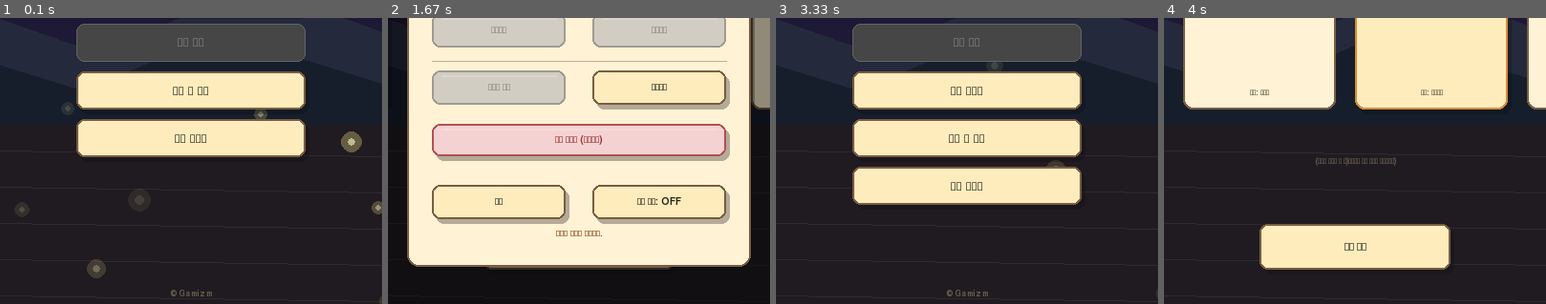
Above: before the commit, frames 1-4 (left to right).
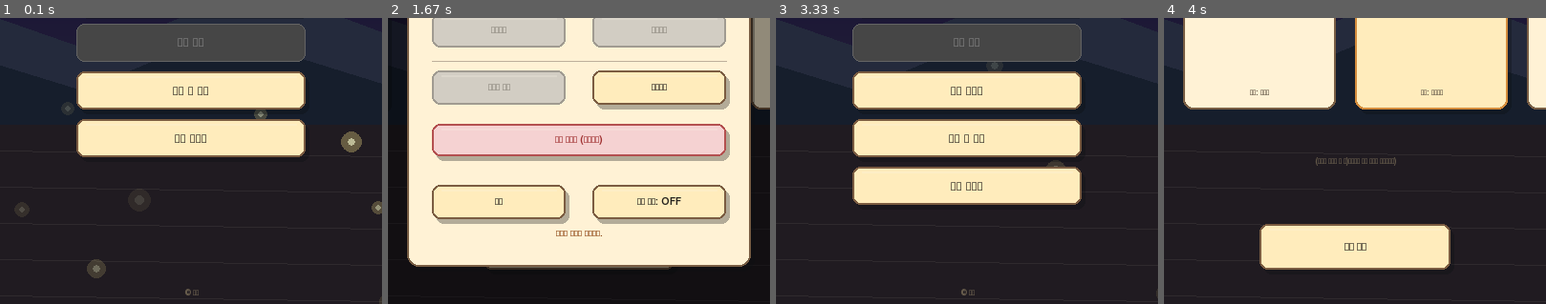
Above: after the commit, the same moments.

Repository: minulx-10/DreamFarm
Game: pygame game, started from main.py
Two runs of this game, one before a commit and one after it. Both use one fixed random seed, a clock stepped at 60 frames per second and the inputs below.
Inputs (mouse positions are % of the whole screen's width and height, from its top left):
- Up to frame 1 (0.1 s): no input
- Up to frame 2 (1.67 s): click (50, 43) at 0.38 s; press the mouse at (95, 7) at 0.7 s; move the mouse to (55, 27) at 0.8 s; release the mouse at (14, 47) at 0.93 s; press the mouse at (60, 50) at 1.03 s; move the mouse to (63, 43) at 1.13 s; release the mouse at (66, 36) at 1.27 s; press the mouse at (60, 80) at 1.37 s; move the mouse to (54, 83) at 1.47 s; release the mouse at (48, 86) at 1.6 s
- Up to frame 3 (3.33 s): press the mouse at (95, 7) at 2.2 s; move the mouse to (86, 46) at 2.3 s; release the mouse at (78, 86) at 2.43 s; press the mouse at (10, 6) at 2.53 s; move the mouse to (25, 12) at 2.63 s; release the mouse at (41, 18) at 2.77 s; tap Enter at 2.83 s; press the mouse at (10, 6) at 3.2 s; move the mouse to (15, 11) at 3.3 s
- Up to frame 4 (4 s): release the mouse at (20, 15) at 3.43 s; click (50, 43) at 3.55 s; press the mouse at (60, 44) at 3.87 s; move the mouse to (50, 62) at 3.97 s
The pictures show only the part of the screen within x 25-75%, y 47-97%; the shares and areas given below are measured in that part.

The runs differ from the first frame. In frame 1, 0.1% of the frame differs, in the area x 44-56%, y 94-98%; in frame 2, nothing differs; in frame 3, 0.1%; in frame 4, nothing differs.

Commit message:
Refactor: Correct copyright ownership to Samgwang

Diff:
--- a/scenes/gallery.py
+++ b/scenes/gallery.py
@@ -216,7 +216,7 @@
         # 하단 중앙 저작권(Copyright) 표시
         cr_font = get_font(13)
         cr_col = (130, 125, 115) if game_state.nightmare else TEXT_MUTED
-        cr_surf = cr_font.render("© Gamizm", True, cr_col)
+        cr_surf = cr_font.render("© 삼광", True, cr_col)
         screen.blit(cr_surf, (400 - cr_surf.get_width() // 2, 568))
 
         # 5. 모달 팝업 그리기 (오버레이)
--- a/scenes/title.py
+++ b/scenes/title.py
@@ -164,5 +164,5 @@
         # 5. 저작권 표시 추가
         cr_font = get_font(13)
         cr_col = (130, 125, 115) if game_state.nightmare else TEXT_MUTED
-        cr_surf = cr_font.render("© Gamizm", True, cr_col)
+        cr_surf = cr_font.render("© 삼광", True, cr_col)
         screen.blit(cr_surf, (400 - cr_surf.get_width() // 2, 568))
Not shown, changed: README.md
